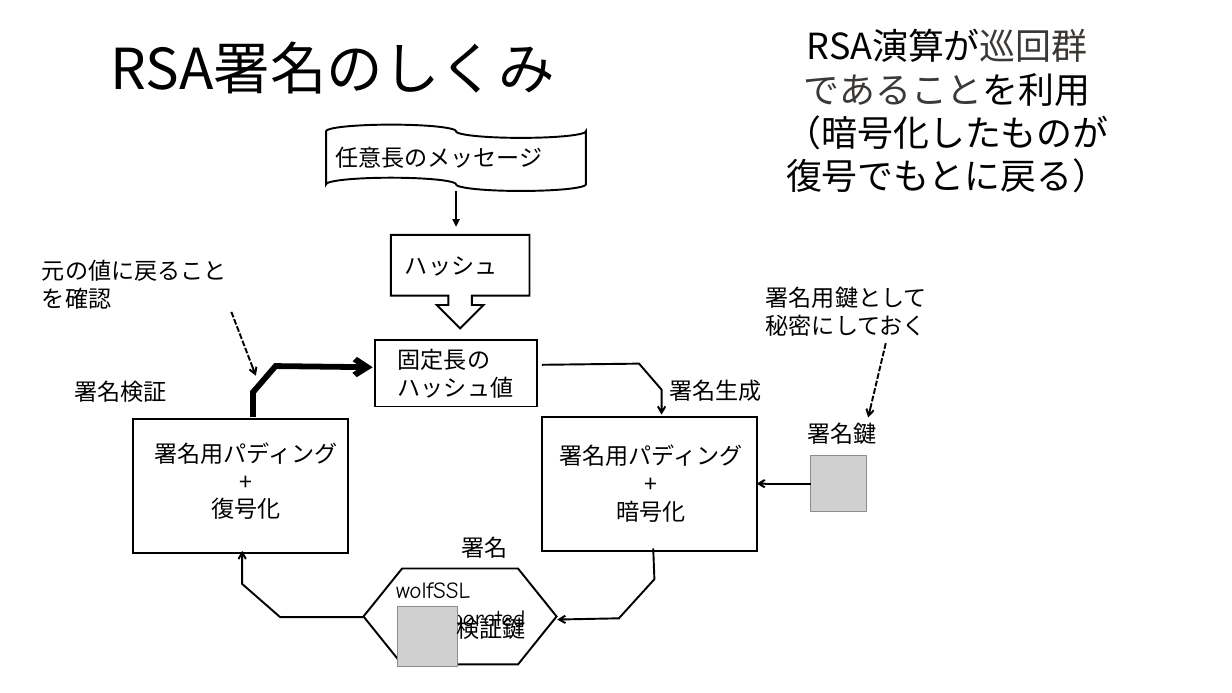
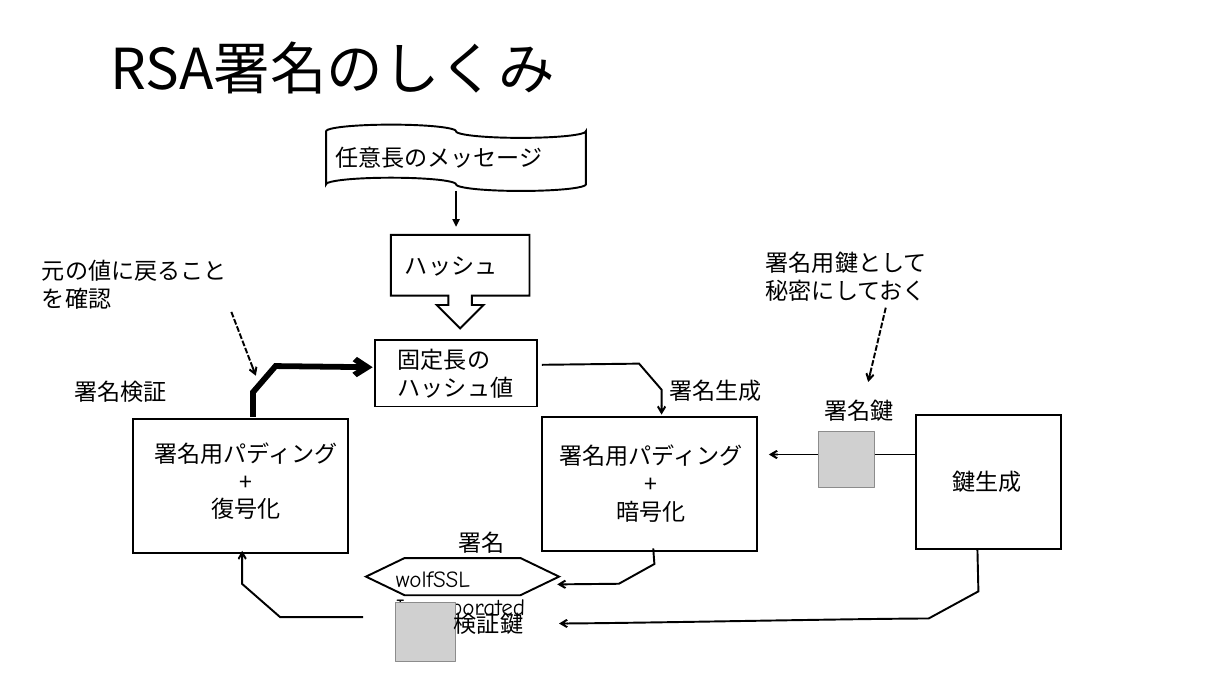
Before and after one commit to kojo1/TLSbook-en, a slide deck: slide 18 of Part1.Technology/Chapter3.Algorithm/Algorithm-fig-jp.pptx. Drawn at 1232x693 pixels with LibreOffice and Linux fonts; fonts in the diff are those of the drawing; grey boxes stand for pictures. Boxes give left, top, right and bottom in pixels: in the first picture for what was removed or moved away, otherwise in the second. Text is boxed around its words. In the diff, an @@ line names an element or a change of style, - is before the commit and + after.

```diff
--- a/Part1.Technology/Chapter3.Algorithm/Algorithm-fig-jp.pptx
+++ b/Part1.Technology/Chapter3.Algorithm/Algorithm-fig-jp.pptx
@@ text removed at (786, 28, 1109, 193) @@
-RSA演算が巡回群
-であることを利用
-（暗号化したものが
-復号でもとに戻る）
@@ text "署名用鍵として": place and size @@
-text "署名用鍵として" at (766, 286, 927, 336)
+text "署名用鍵として" at (766, 251, 927, 301)
@@ arrow moved from (886, 343) - (869, 418) to (886, 308) - (869, 382) @@
@@ text "署名鍵": place and size @@
-text "署名鍵" at (807, 422, 876, 444)
+text "署名鍵" at (825, 399, 894, 421)
@@ rectangle added at (916, 415, 1062, 549), fill #FFFFFF, outline #000000 1.5 pt @@
@@ picture: place and size @@
-picture at (811, 456, 867, 511)
+picture at (819, 432, 874, 487)
@@ arrow moved from (811, 483) - (757, 483) to (916, 455) - (769, 455) @@
@@ text added at (953, 470, 1022, 492), 18 pt, text #000000 @@
+鍵生成
@@ freeform shape added at (559, 535, 979, 623), outline #000000 1.5 pt @@
@@ flow chart preparation: place and size @@
-flow chart preparation at (363, 568, 556, 665)
+flow chart preparation at (366, 558, 559, 595)
@@ text "wolfSSL Incorporated": place and size @@
-text "wolfSSL Incorporated" at (396, 582, 525, 633)
+text "wolfSSL Incorporated" at (396, 571, 525, 622)
@@ freeform shape: place and size @@
-freeform shape at (557, 549, 654, 620)
+freeform shape at (557, 549, 654, 585)
@@ 2 texts, 1 picture: place and size @@
-2 texts, 1 picture at (397, 536, 525, 667)
+2 texts, 1 picture at (396, 531, 523, 663)
```
Also in this commit, not shown: 3 other slides changed, 2 slides added, 6 other files.
